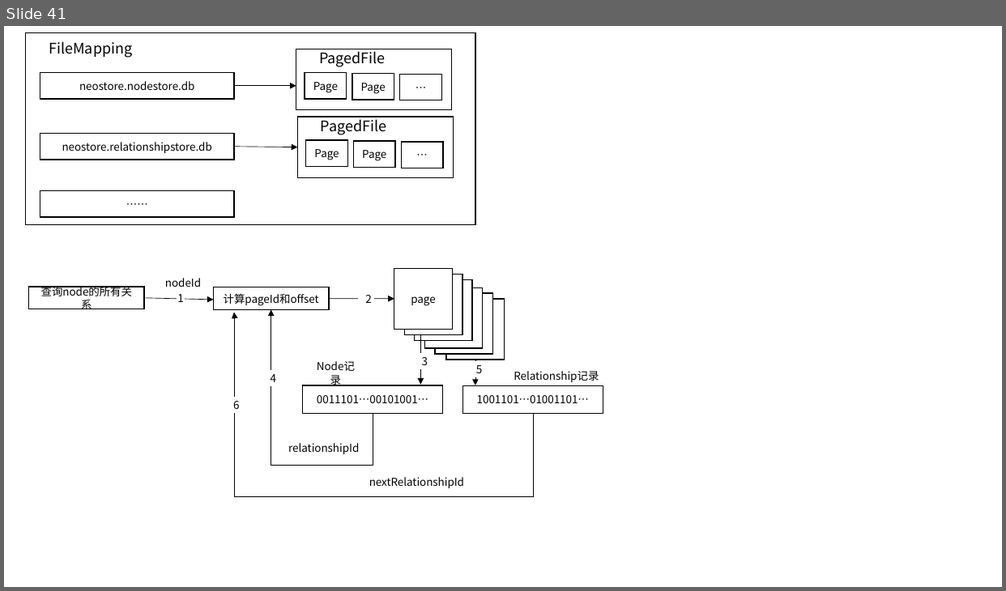
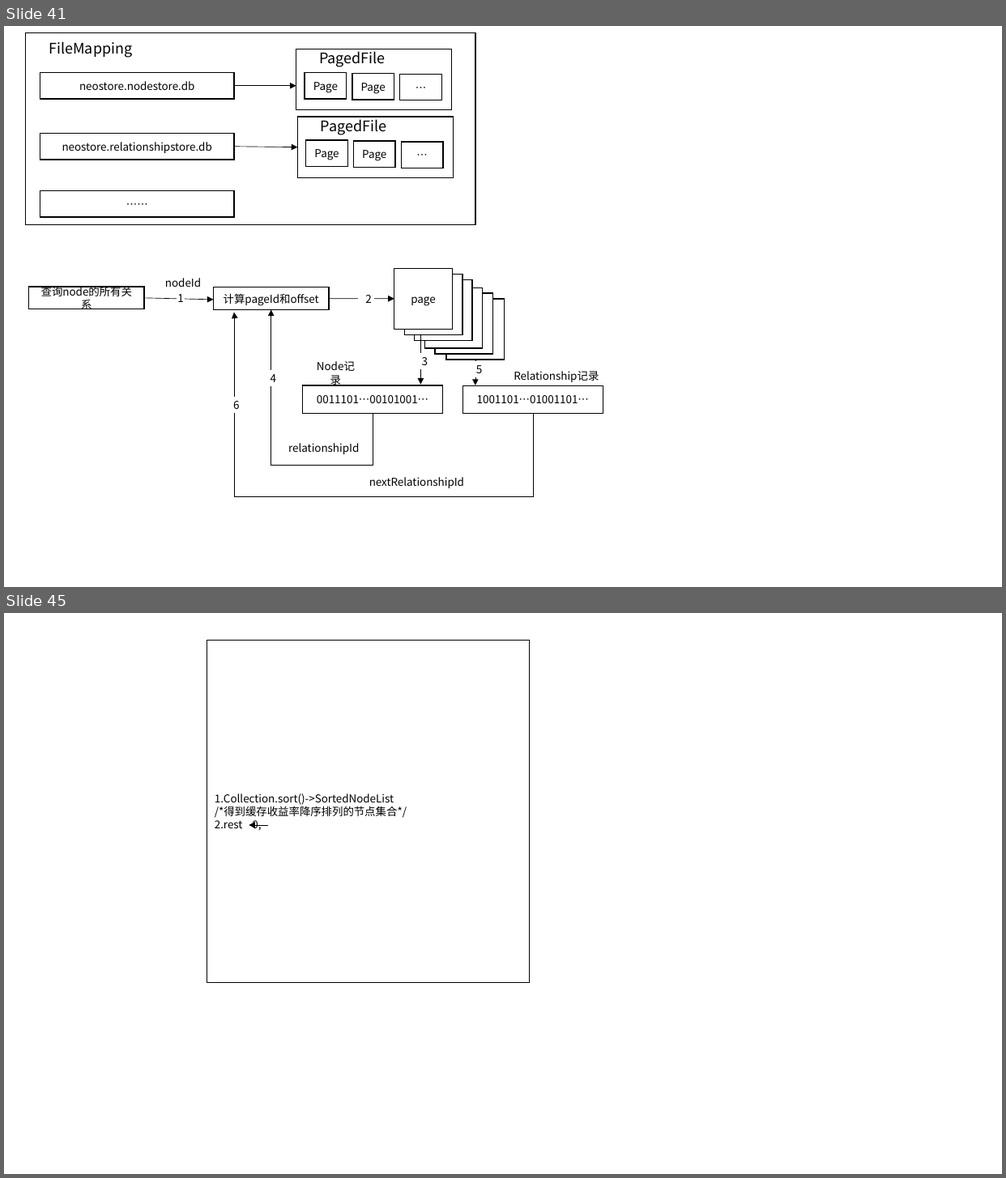
Before and after one commit to yayadi23/BIM, a slide deck: 毕业论文资料/毕业论文图 [自动保存的].pptx. Shown one above the other, each under a label of ours: slide 41 before the commit, slides 41 and 45 after it; the slides between them are not shown. The pictures are 1006x591 and 1006x1178 pixels, drawn with LibreOffice and Linux fonts; fonts in the diff are those of the drawing. Boxes give left, top, right and bottom in pixels: in the first picture for what was removed or moved away, otherwise in the second. Text is boxed around its words. In the diff, an @@ line names an element or a change of style, - is before the commit and + after.

```diff
--- a/毕业论文资料/毕业论文图 [自动保存的].pptx
+++ b/毕业论文资料/毕业论文图 [自动保存的].pptx
@@ slide 45 added at [4, 613, 1002, 1174], background #FFFFFF @@
@@ rectangle added at [206, 640, 530, 983], fill #FFFFFF, outline #000000 1 pt, 10.5 pt, text #000000 @@
+1.Collection.sort()->SortedNodeList
+/*得到缓存收益率降序排列的节点集合*/
+2.rest 0,
@@ arrow added from (267, 825) to (249, 825), #000000 0.25 pt @@
```
Also in this commit, not shown: 3 other slides added, 6 other files.
